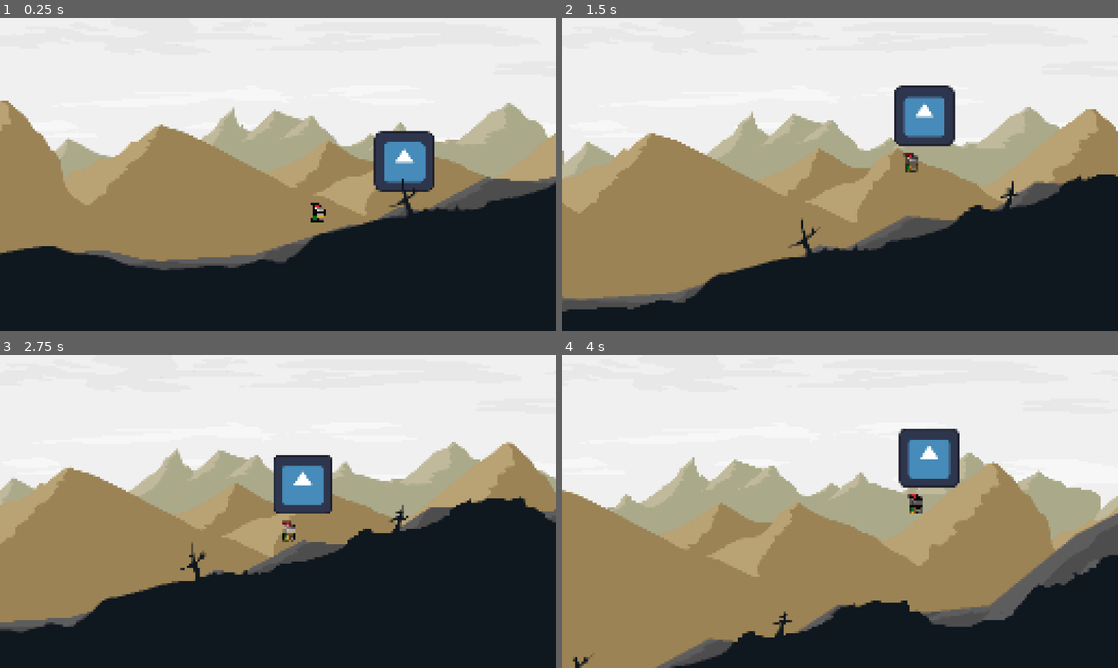
Above: before the commit, frames 1-4 (two rows, left to right).
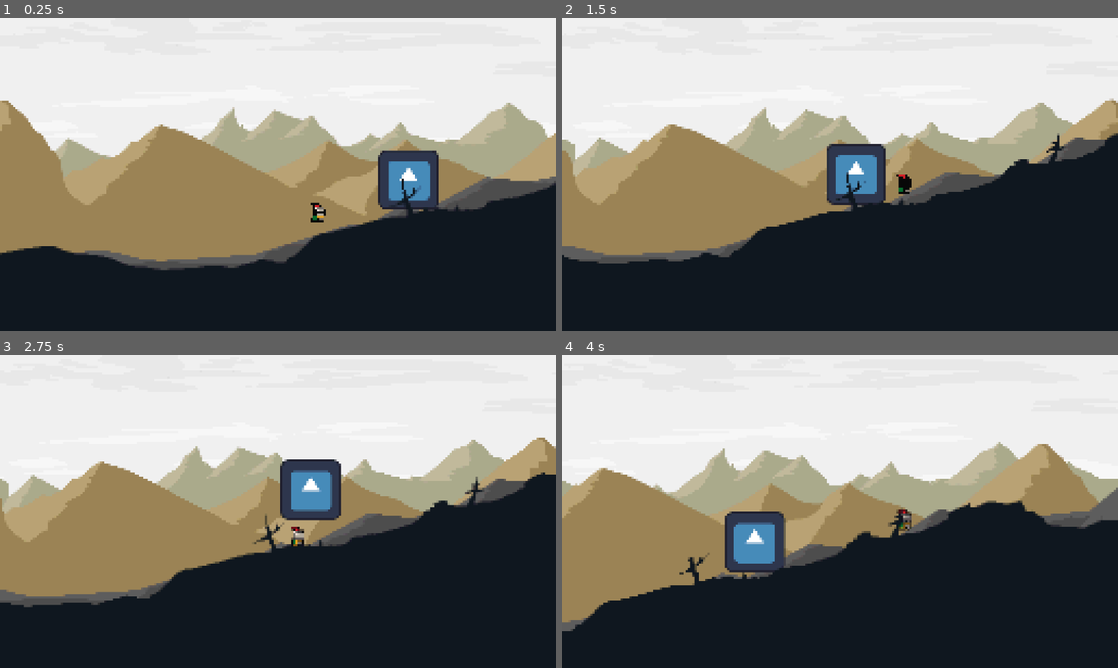
Above: after the commit, the same moments.

Repository: Peter-Pyshnyy/sisyphus
Game: Godot game, scene res://main.tscn
Same seed, same stepped clock (60 frames per second), same inputs: the game is played once before the commit and once after it. The engine's default icon, where the game draws it, is replaced by a stand-in: a white triangle on a blue panel in a dark square.
Inputs:
- Up to frame 1 (0.25 s): no input
- Up to frame 2 (1.5 s): tap Enter (ui_accept) at 0.5, 0.6, 0.77, 1.07, 1.35 s; hold Right (ui_right) from 0.53 s (still down)
- Up to frame 3 (2.75 s): tap Enter (ui_accept) at 1.52, 1.82, 2.1 s; release Right (ui_right) at 2.03 s; hold Left (ui_left) from 2.03 s (still down)
- Up to frame 4 (4 s): release Left (ui_left) at 2.78 s; hold Right (ui_right) from 2.78 s (still down); tap Enter (ui_accept) at 2.85, 3.02, 3.32, 3.6, 3.77 s

The runs differ from the first frame. In frame 1, 2.3% of the frame differs, in the area x 67-79%, y 36-62%; in frame 2, 24%; in frame 3, 16%; in frame 4, 41%, in the area x 0-100%, y 23-100%.

Commit message:
Squashed commit of the following:
commit 97a50842d58fe73dd816eef6584d323e420a64af
Author: Peter-Pyshnyy <pyshnyy.peter@gmail.com>
Date:   Sat Aug 23 15:49:39 2025 +0200

    fixed mountain

commit 4c7ff08b0b015e9e7e1a00895ebd192e23cf00a6
Author: Peter-Pyshnyy <pyshnyy.peter@gmail.com>
Date:   Sat Aug 23 15:23:08 2025 +0200

    stone done

commit 946c67f26a410224c47d7f3ee3dbb26d721b632c
Merge: 0a0386d 5f80ac7
Author: Peter-Pyshnyy <pyshnyy.peter@gmail.com>
Date:   Sat Aug 23 14:46:49 2025 +0200

    Merge branch 'master' into peter

commit 0a0386d1651b4e6349086e326ae7ab09ae10eddd
Author: Peter-Pyshnyy <pyshnyy.peter@gmail.com>
Date:   Sat Aug 23 13:34:46 2025 +0200

    level done

commit 533d269edec91ec27e8927a376f946c952c47e3c
Merge: 53d9ed4 f9f55b0
Author: Peter-Pyshnyy <pyshnyy.peter@gmail.com>
Date:   Sat Aug 23 12:56:48 2025 +0200

    Merge branch 'master' into peter

commit 53d9ed48de918515500664fbaf19eec5660d95e0
Author: Peter-Pyshnyy <pyshnyy.peter@gmail.com>
Date:   Sat Aug 23 12:53:44 2025 +0200

    added front parallax

commit aefcba63d2ac13ad2bb51c9e407ccf9dbfc325d8
Author: Peter-Pyshnyy <pyshnyy.peter@gmail.com>
Date:   Sat Aug 23 11:51:27 2025 +0200

    basic foreground parallax

commit 8046dd6934d1ef30637a87fe6d4bfd890bc14ab5
Author: Peter-Pyshnyy <pyshnyy.peter@gmail.com>
Date:   Sat Aug 23 10:58:29 2025 +0200

    added more parallax layers

commit 78f3dfafecff0ff6793868121f9f3a6ae20ed543
Author: Peter-Pyshnyy <pyshnyy.peter@gmail.com>
Date:   Fri Aug 22 23:16:58 2025 +0200

    added background parallax

commit 2541b1ccee778c67c226870d3f87db81c7c8a053
Author: Peter-Pyshnyy <pyshnyy.peter@gmail.com>
Date:   Fri Aug 22 22:19:13 2025 +0200

    added pixel_art shader

Diff:
--- a/assets/sprites/player.tscn
+++ b/assets/sprites/player.tscn
@@ -71,3 +71,4 @@
 position = Vector2(12, -52)
 
 [connection signal="area_entered" from="Area2D" to="." method="_on_area_2d_area_entered"]
+[connection signal="area_exited" from="Area2D" to="." method="_on_area_2d_area_exited"]
--- /dev/null
+++ b/game_state.gd
@@ -0,0 +1,9 @@
+extends Node2D
+@onready var stone_position = $stone_position
+@onready var player = $Player
+
+
+func _on_peak_area_area_entered(area):
+	if area.get_parent().name == "stone":
+		player.put_down_stone()
+		area.get_parent().position = stone_position.position
--- a/main.tscn
+++ b/main.tscn
@@ -1,6 +1,7 @@
-[gd_scene load_steps=15 format=3 uid="uid://b0milw6bon42a"]
+[gd_scene load_steps=17 format=3 uid="uid://b0milw6bon42a"]
 
 [ext_resource type="PackedScene" uid="uid://de8jpoldt6s1n" path="res://assets/sprites/player.tscn" id="1_ig7tw"]
+[ext_resource type="Script" uid="uid://dk6txbmoaxog" path="res://game_state.gd" id="1_kek77"]
 [ext_resource type="Texture2D" uid="uid://dfexkg5huxho5" path="res://assets/parallax/parallax_0.png" id="2_0xm2m"]
 [ext_resource type="Texture2D" uid="uid://ck55wnayf5oar" path="res://assets/parallax/parallax_1.png" id="3_h2yge"]
 [ext_resource type="Shader" uid="uid://cf3eqce4gq3k3" path="res://pixelization.gdshader" id="4_1bvp3"]
@@ -27,7 +28,11 @@
 [sub_resource type="RectangleShape2D" id="RectangleShape2D_4c57u"]
 size = Vector2(40.4277, 475.032)
 
+[sub_resource type="RectangleShape2D" id="RectangleShape2D_efxa6"]
+size = Vector2(82, 199)
+
 [node name="Main" type="Node2D"]
+script = ExtResource("1_kek77")
 metadata/_edit_vertical_guides_ = [2191.0, 2741.0, -705.0]
 
 [node name="Player" parent="." instance=ExtResource("1_ig7tw")]
@@ -47,7 +52,8 @@
 [node name="StaticBody2D" type="StaticBody2D" parent="skala"]
 
 [node name="CollisionPolygon2D" type="CollisionPolygon2D" parent="skala/StaticBody2D"]
-polygon = PackedVector2Array(-118, 96, -20, 89, 61, 63, 84, 62, 110, 45, 135, 50, 192, 19, 234, 22, 268, 15, 308, -12, 393, -5, 448, -11, 528, -75, 619, -124, 644, -145, 709, -169, 779, -181, 841, -208, 907, -272, 936, -293, 969, -307, 997, -324, 1049, -338, 1124, -352, 1178, -390, 1219, -449, 1261, -480, 1308, -512, 1324, -522, 1404, -545, 1502, -561, 1591, -600, 1676, -681, 1740, -697, 1807, -725, 1809, -729, 1872, -799, 1935, -829, 1988, -839, 2076, -838, 2077, 95)
+visible = false
+polygon = PackedVector2Array(-118, 96, -17, 91, 66, 64, 84, 62, 119, 47, 141, 50, 199, 19, 234, 22, 271, 16, 318, -11, 393, -5, 458, -11, 539, -77, 631, -126, 653, -144, 718, -169, 797, -183, 870, -213, 917, -257, 938, -277, 975, -302, 1008, -325, 1046, -327, 1138, -349, 1183, -390, 1242, -442, 1284, -479, 1351, -507, 1417, -546, 1513, -562, 1619, -609, 1691, -675, 1753, -699, 1810, -721, 1904, -801, 1947, -830, 1990, -837, 2076, -838, 2077, 95)
 
 [node name="ParallaxBackground" type="ParallaxBackground" parent="."]
 
@@ -91,7 +97,7 @@
 
 [node name="Sprite2D" type="Sprite2D" parent="ParallaxBackground/ParallaxLayer4"]
 z_index = 4
-position = Vector2(-710, -706)
+position = Vector2(-710, -701)
 texture = ExtResource("2_0xm2m")
 centered = false
 region_enabled = true
@@ -158,4 +164,17 @@
 shape = SubResource("RectangleShape2D_4c57u")
 
 [node name="stone" parent="." instance=ExtResource("8_5vw27")]
-position = Vector2(238, 142)
+position = Vector2(242, 159)
+
+[node name="peak_area" type="Area2D" parent="."]
+collision_layer = 0
+collision_mask = 6
+
+[node name="CollisionShape2D" type="CollisionShape2D" parent="peak_area"]
+position = Vector2(2144, -773.5)
+shape = SubResource("RectangleShape2D_efxa6")
+
+[node name="stone_position" type="Node2D" parent="."]
+position = Vector2(242, 159)
+
+[connection signal="area_entered" from="peak_area" to="." method="_on_peak_area_area_entered"]
--- a/player.gd
+++ /dev/null
@@ -1,25 +0,0 @@
-extends CharacterBody2D
-
-
-const SPEED = 300.0
-const JUMP_VELOCITY = -400.0
-
-
-func _physics_process(delta: float) -> void:
-	# Add the gravity.
-	if not is_on_floor():
-		velocity += get_gravity() * delta
-
-	# Handle jump.
-	if Input.is_action_just_pressed("ui_accept") and is_on_floor():
-		velocity.y = JUMP_VELOCITY
-
-	# Get the input direction and handle the movement/deceleration.
-	# As good practice, you should replace UI actions with custom gameplay actions.
-	var direction := Input.get_axis("ui_left", "ui_right")
-	if direction:
-		velocity.x = direction * SPEED
-	else:
-		velocity.x = move_toward(velocity.x, 0, SPEED)
-
-	move_and_slide()
--- a/scripts/player.gd
+++ b/scripts/player.gd
@@ -2,9 +2,10 @@
 @onready var remote_transform_2d = $RemoteTransform2D
 
 
-const BASE_SPEED = 180.0  # base speed on flat surface
+const BASE_SPEED = 200.0  # base speed on flat surface
 const JUMP_VELOCITY = -400.0
 var carrying := false
+var speed_multiplier := 1.0
 
 func _physics_process(delta: float) -> void:
 	# Add gravity
@@ -12,12 +13,12 @@
 		velocity += get_gravity() * delta
 
 	# Jump
-	if Input.is_action_just_pressed("ui_accept") and is_on_floor():
-		velocity.y = JUMP_VELOCITY
+	if Input.is_action_just_pressed("ui_accept") and remote_transform_2d.remote_path:
+		put_down_stone()
 
 	# Get input (left/right)
 	var direction := Input.get_axis("ui_left", "ui_right")
-	var move_speed = BASE_SPEED
+	var move_speed = BASE_SPEED * speed_multiplier
 
 	# Adjust speed smoothly depending on slope
 	if is_on_floor():
@@ -40,9 +41,20 @@
 
 	move_and_slide()
 
+func put_down_stone():
+	var stone = get_node(remote_transform_2d.remote_path)
+	remote_transform_2d.remote_path = ""
+	stone.position += Vector2(0.0, 20.0)
+	speed_multiplier = 1.0
 
 func _on_area_2d_area_entered(area):
 	if !carrying:
+		speed_multiplier = 0.45
 		var stone = area.get_parent()
 		remote_transform_2d.remote_path = stone.get_path()
 		carrying = true
+
+
+func _on_area_2d_area_exited(area):
+	if carrying:
+		carrying = !carrying
Binary file changed: assets/parallax/parallax_0.png
Not shown, added: game_state.gd.uid
Not shown, removed: player.gd.uid
